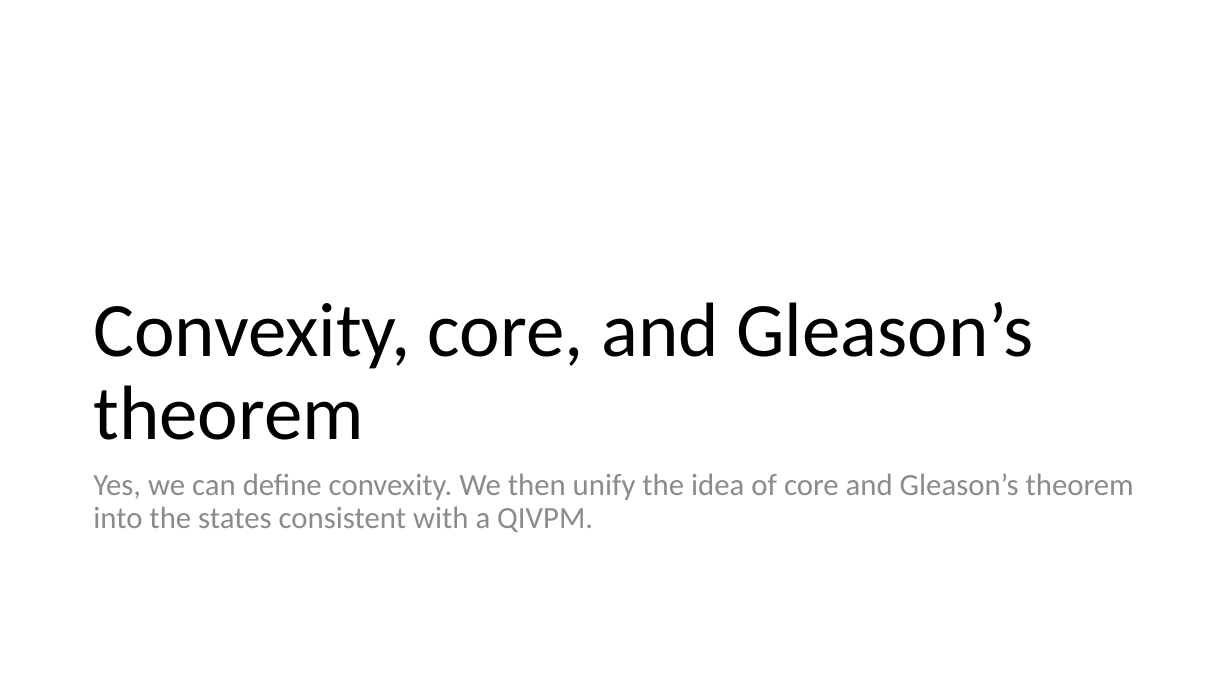
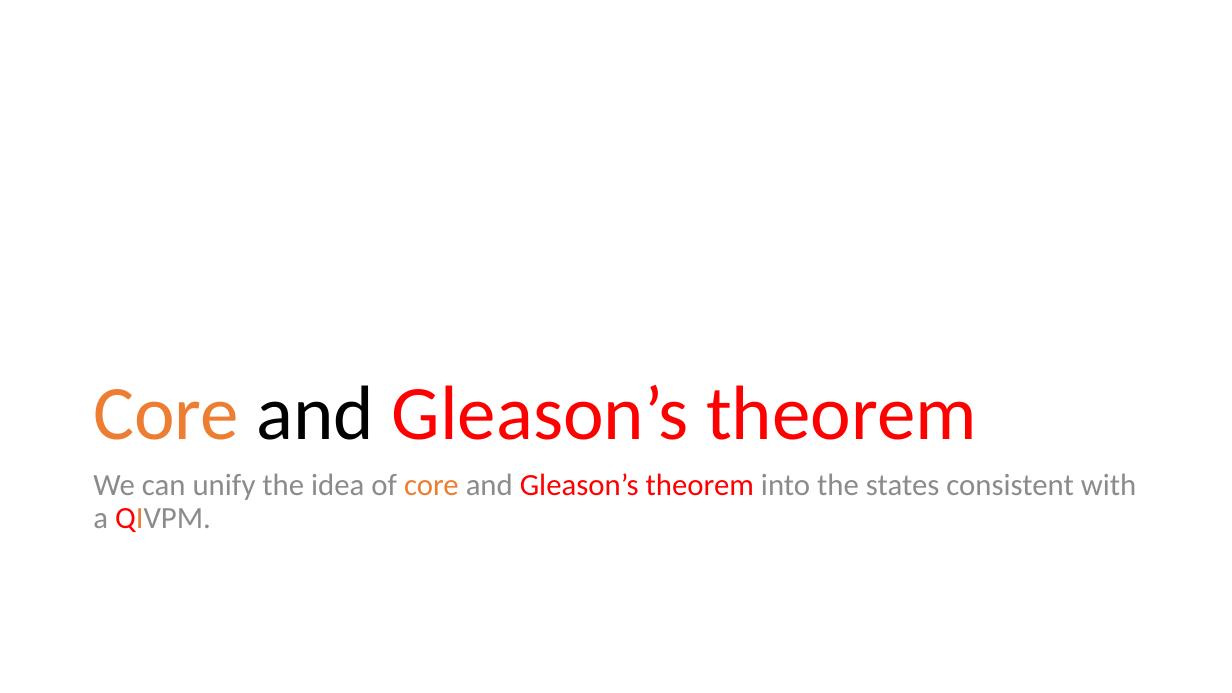
Before and after one commit to yuttai/Contextuality-and-Nonlocality-in-Discrete-Quantum-Theory, a slide deck: slide 15 of prop_letter.pptx. Drawn at 1232x693 pixels with LibreOffice and Linux fonts; fonts in the diff are those of the drawing. Boxes give left, top, right and bottom in pixels: in the first picture for what was removed or moved away, otherwise in the second. Text is boxed around its words. In the diff, an @@ line names an element or a change of style, - is before the commit and + after.

```diff
--- a/prop_letter.pptx
+++ b/prop_letter.pptx
@@ title at <box>93,385,977,440</box>: text changed; text colour #000000 to #FF0000 @@
-Convexity, core, and Gleason’s theorem
+Core and Gleason’s theorem
@@ text at <box>93,473,1137,532</box>: text changed @@
-Yes, we can define convexity. We then unify the idea of core and Gleason’s theorem into the states consistent with a QIVPM.
+We can unify the idea of core and Gleason’s theorem into the states consistent with a QIVPM.
```
Also in this commit, not shown: 5 other slides changed, 1 slide removed.
